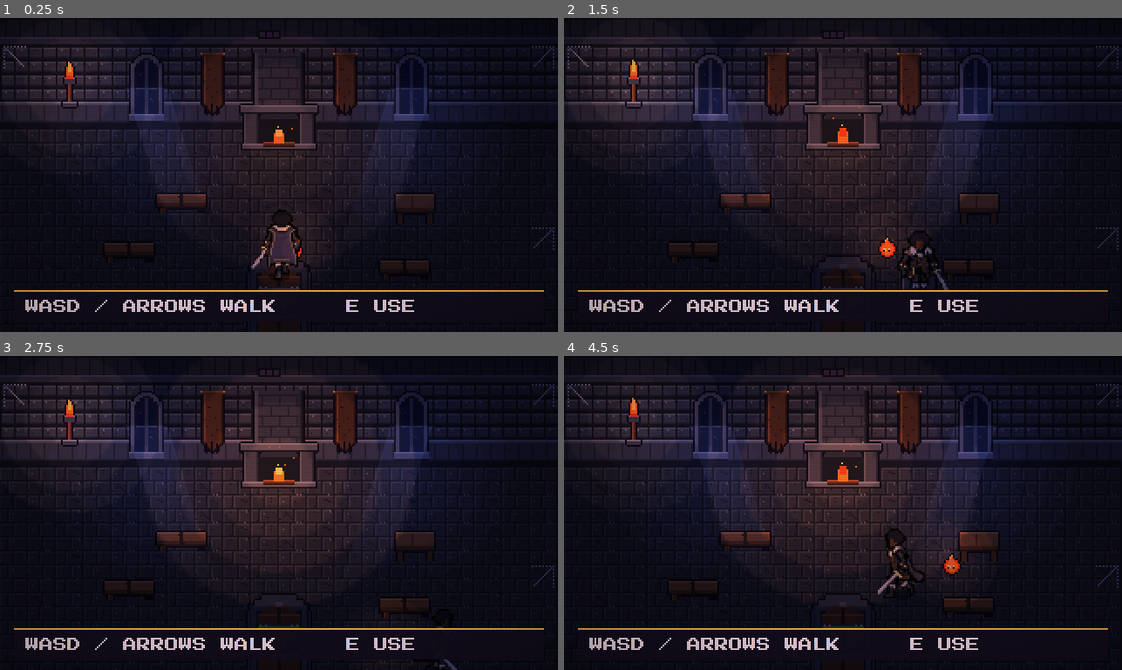
Above: before the commit, frames 1-4 (two rows, left to right).
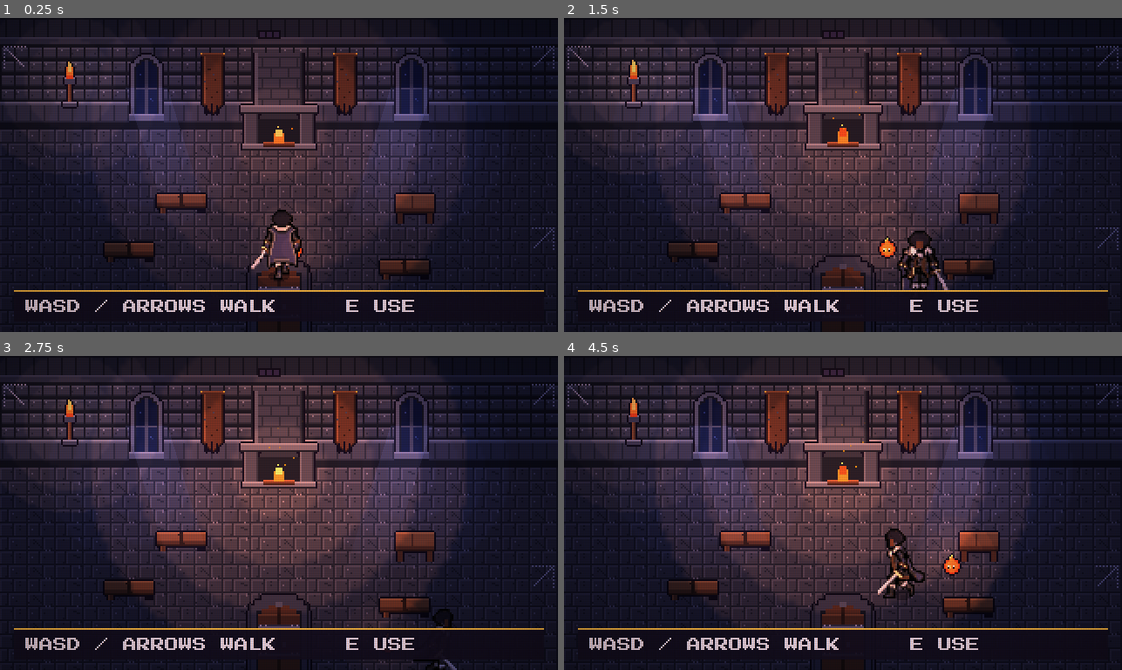
Above: after the commit, the same moments.

Repository: HeisLazi/python-tutorial-DiddyDungeon
Game: Godot game, scene res://scenes/main.tscn
Same seed, same stepped clock (60 frames per second), same inputs: the game is played once before the commit and once after it.
Inputs:
- Up to frame 1 (0.25 s): no input
- Up to frame 2 (1.5 s): tap Enter at 0.5, 1.35 s; hold D 0.53-1.28 s; tap E at 0.6 s; tap Space at 0.77 s; hold S from 1.28 s (still down)
- Up to frame 3 (2.75 s): tap Space at 1.52 s; release S at 2.03 s; hold D from 2.03 s (still down); tap Z at 2.1 s
- Up to frame 4 (4.5 s): release D at 2.78 s; hold W 2.78-3.53 s; tap E at 2.85 s; tap Space at 3.02, 3.77 s; hold A from 3.53 s (still down); tap Enter at 3.6 s; tap Z at 4.35 s

The runs differ from the first frame. In frame 1, 22% of the frame differs, in the area x 2-93%, y 6-87%; in frame 2, 26%; in frame 3, 32%, in the area x 2-93%, y 0-100%; in frame 4, 31%.

Commit message:
Great Hall: brighter base tier
Co-Authored-By: Claude Sonnet 5.5 <noreply@anthropic.com>
Claude-Session: https://claude.ai/code/session_01XKa5GiHz4hgUAXbB38qzxx

Diff:
--- a/ide/home-godot/scripts/rooms.gd
+++ b/ide/home-godot/scripts/rooms.gd
@@ -47,7 +47,7 @@
 
 static func _great_hall(h, tier: int) -> void:
 	_shell(h, "flag" if tier < 2 else "marble")
-	var ambient := [Color(0.30, 0.31, 0.44), Color(0.38, 0.38, 0.54), Color(0.50, 0.50, 0.70), Color(0.55, 0.54, 0.80)]
+	var ambient := [Color(0.40, 0.41, 0.56), Color(0.44, 0.44, 0.60), Color(0.50, 0.50, 0.70), Color(0.55, 0.54, 0.80)]
 	h.set_ambient(ambient[tier])
 
 	# Cobwebs in the corners of a neglected hall.
@@ -77,7 +77,7 @@
 	h.hearth_base = ["hearthb", "hearthm", "hearthm", "hearthg"][tier]
 	h.hearth_sprite = h.bg(h.hearth_base + "_0", Vector2(160, 76), true)
 	var hearth_color := Color("ff9a4a") if tier < 3 else Color(0.55, 0.72, 1.0)
-	h.add_light(Vector2(160, 66), [78.0, 92.0, 100.0, 112.0][tier], hearth_color, [0.95, 1.1, 1.2, 1.3][tier], 0.22)
+	h.add_light(Vector2(160, 66), [108.0, 100.0, 104.0, 112.0][tier], hearth_color, [1.25, 1.15, 1.2, 1.3][tier], 0.22)
 	h.block(Rect2(136, 66, 48, 12))
 	h.station("hearth", "Rest at the Hearth", Rect2(136, 78, 48, 22), Vector2(160, 8))
 	h.add_embers(Rect2(150, 60, 20, 6), Color("ffb347") if tier < 3 else Color("8cc8ff"), 6 + tier * 3, 16.0)
Binary file changed: ide/home-godot/art/tiles.png
Not shown, changed: tools/home_art/hall_pieces.py
